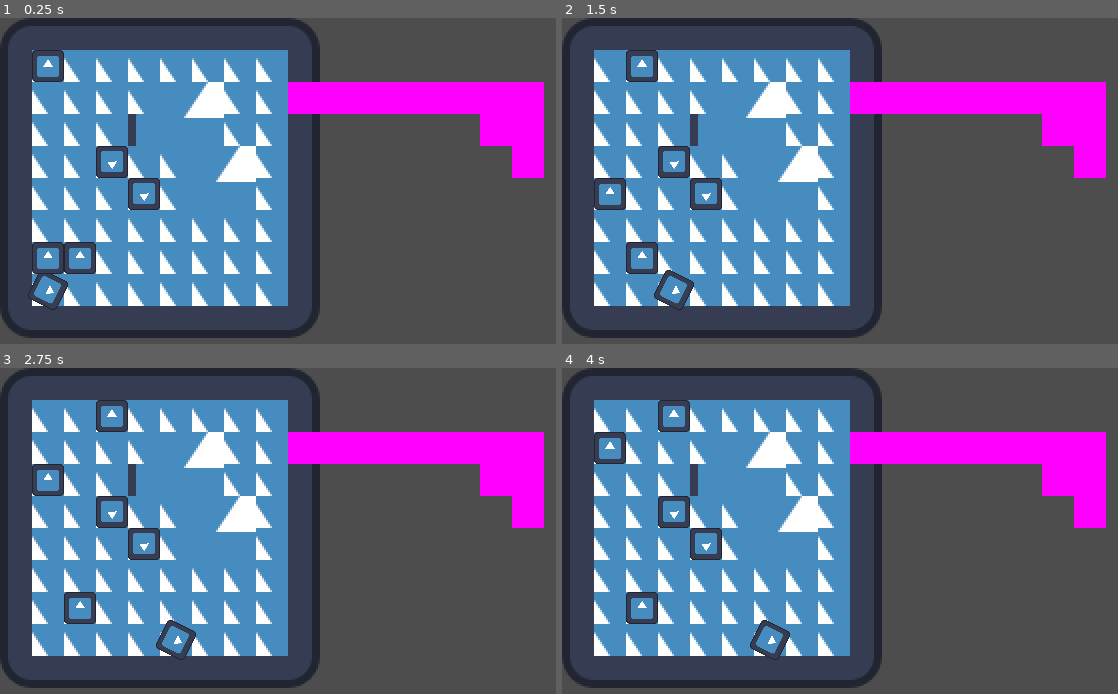
Above: before the commit, frames 1-4 (two rows, left to right).
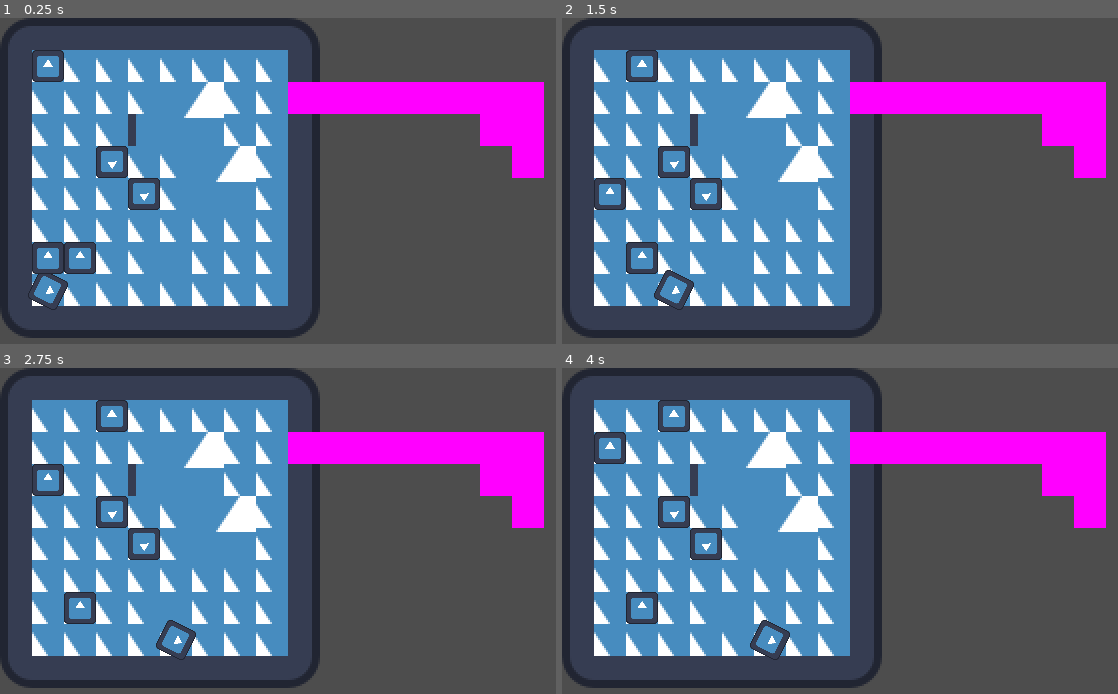
Above: after the commit, the same moments.

Repository: EricZhou-Krey/dino_die
Game: Godot game, scene res://scenes/example_level.tscn
Two runs of this game, one before a commit and one after it. Both use one fixed random seed, a clock stepped at 60 frames per second and the inputs below. The engine's default icon, where the game draws it, is replaced by a stand-in: a white triangle on a blue panel in a dark square.
Inputs:
- Up to frame 1 (0.25 s): no input
- Up to frame 2 (1.5 s): tap Enter at 0.5 s; hold D (right) 0.53-1.28 s; hold E (burn) 0.53-1.28 s; tap Space (wait) at 1.25 s; hold S (down) from 1.28 s (still down); tap R (undo) at 1.35 s
- Up to frame 3 (2.75 s): tap Enter at 2 s; release S (down) at 2.03 s; hold D (right) from 2.03 s (still down); hold Space (wait) from 2.03 s (still down)
- Up to frame 4 (4 s): release D (right) at 2.78 s; release Space (wait) at 2.78 s; hold W (up) 2.78-3.53 s; tap E (burn) at 2.85 s; tap Enter at 3.5 s; hold A (left) from 3.53 s (still down); hold R (undo) from 3.53 s (still down)

The runs differ from the first frame. In frame 1, 0.1% of the frame differs, in the area x 28-32%, y 71-79%; in frame 2, 0.1%; in frame 3, 0.1%; in frame 4, 0.1%.

Commit message:
win flag and stationary dino is target

Diff:
--- a/assets/placeholder_tileset.tres
+++ b/assets/placeholder_tileset.tres
@@ -85,6 +85,7 @@
 2:5/0/custom_data_0 = true
 3:5/0 = 0
 3:5/0/custom_data_0 = true
+3:5/0/custom_data_3 = true
 4:5/0 = 0
 4:5/0/custom_data_0 = true
 5:5/0 = 0
@@ -122,4 +123,6 @@
 custom_data_layer_1/type = 2
 custom_data_layer_2/name = "slope_direction"
 custom_data_layer_2/type = 6
+custom_data_layer_3/name = "win_tile"
+custom_data_layer_3/type = 1
 sources/2 = SubResource("TileSetAtlasSource_8s2gs")
--- a/scenes/example_level.tscn
+++ b/scenes/example_level.tscn
@@ -15,7 +15,7 @@
 [node name="LevelGrid" type="TileMap" parent="."]
 tile_set = ExtResource("1_l1nh8")
 format = 2
-layer_0/tile_data = PackedInt32Array(131075, 262146, 2, 1310 …(1143 unchanged characters)… , 262146, 2, 458756, 262146, 2, 458757, 262146, 2, 458758, 262146, 2, 458759, 262146, 2,  …(525 unchanged characters)…
+layer_0/tile_data = PackedInt32Array(131075, 262146, 2, 1310 …(1143 unchanged characters)… , 262146, 2, 458756, 262146, 2, 458757, 196610, 5, 458758, 262146, 2, 458759, 262146, 2,  …(525 unchanged characters)…
 script = ExtResource("2_st301")
 
 [node name="Player" type="Node2D" parent="."]
@@ -153,6 +153,7 @@
 position = Vector2(40, 120)
 script = ExtResource("7_2yi40")
 facing_direction = Vector2i(0, 0)
+target = true
 
 [node name="Sprite2D" type="Sprite2D" parent="Dino3"]
 scale = Vector2(0.125, 0.125)
--- a/scripts/entity/dino.gd
+++ b/scripts/entity/dino.gd
@@ -2,6 +2,7 @@
 class_name Dino
 
 @export var facing_direction: Vector2i = Vector2i.RIGHT
+@export var target = false
 var eat_directions = [Vector2i.UP, Vector2i.DOWN, Vector2i.LEFT, Vector2i.RIGHT]
 
 func _ready():
--- a/scripts/entity/player.gd
+++ b/scripts/entity/player.gd
@@ -36,3 +36,16 @@
 
 	if event.is_action_pressed("undo"):
 		levelgrid.revert()
+
+func _update():
+	super._update()
+	var current_tile = levelgrid.local_to_map(global_position)
+	var tile_data = levelgrid.get_cell_tile_data(0, current_tile)
+	if tile_data.get_custom_data("win_tile"):
+		var won = true
+		var parent = get_parent()
+		for entity in parent.get_children():
+			if entity is Dino and entity.target:
+				won = false
+		if won:
+			print("win")
--- a/scripts/grid_liver.gd
+++ b/scripts/grid_liver.gd
@@ -64,6 +64,8 @@
 				height -= 1
 			else:
 				return false
+		else:
+			return false
 
 	for entity_at_target in entities_at_target:
 		var tile_behind_target = target_tile + direction
